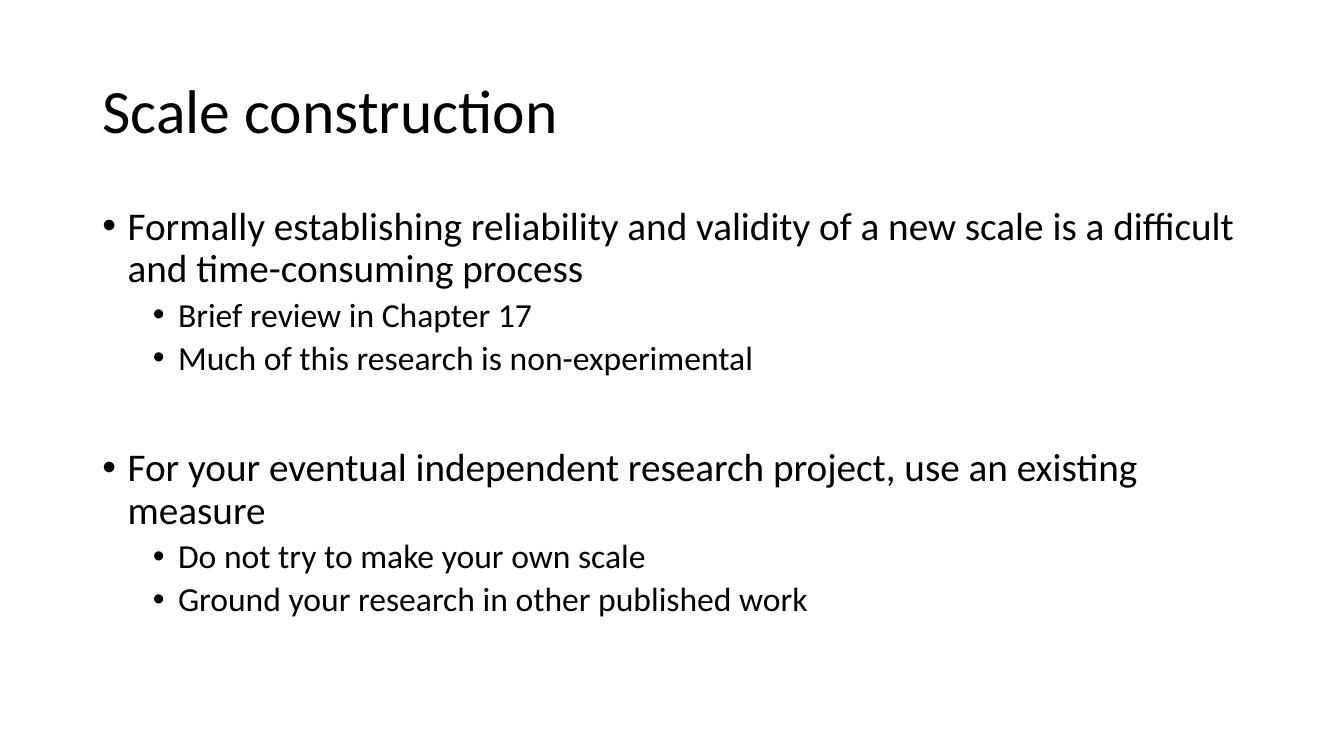
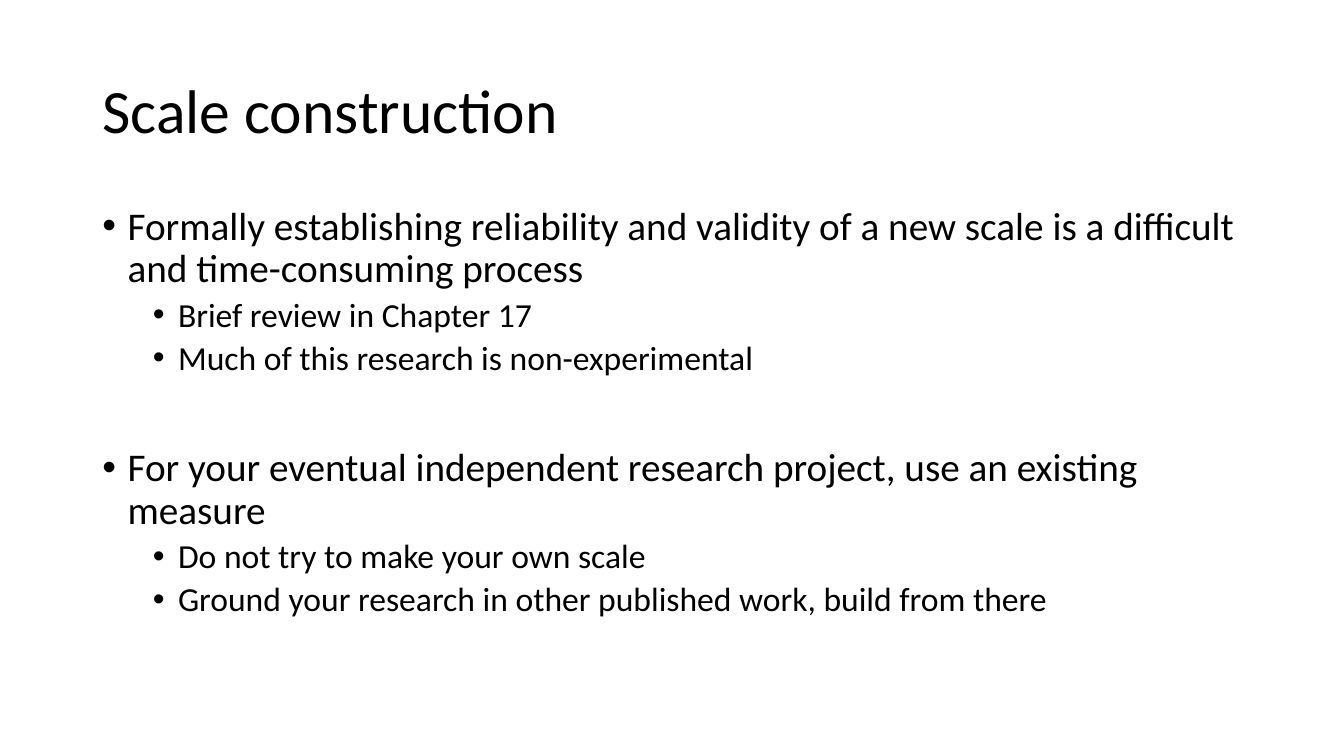
Before and after one commit to preber/Research-Methods, a slide deck: slide 5 of Class Slides 2024/Class 3.pptx. Drawn at 1344x756 pixels with LibreOffice and Linux fonts; fonts in the diff are those of the drawing. Boxes give left, top, right and bottom in pixels: in the first picture for what was removed or moved away, otherwise in the second. Text is boxed around its words. In the diff, an @@ line names an element or a change of style, - is before the commit and + after.

Commit message:
slide updates

```diff
--- a/Class Slides 2024/Class 3.pptx
+++ b/Class Slides 2024/Class 3.pptx
@@ text at box(178, 587, 1047, 617): text changed @@
-  • Ground your research in other published work
+  • Ground your research in other published work, build from there
```
Also in this commit, not shown: 1 other slide changed, 5 other files.
